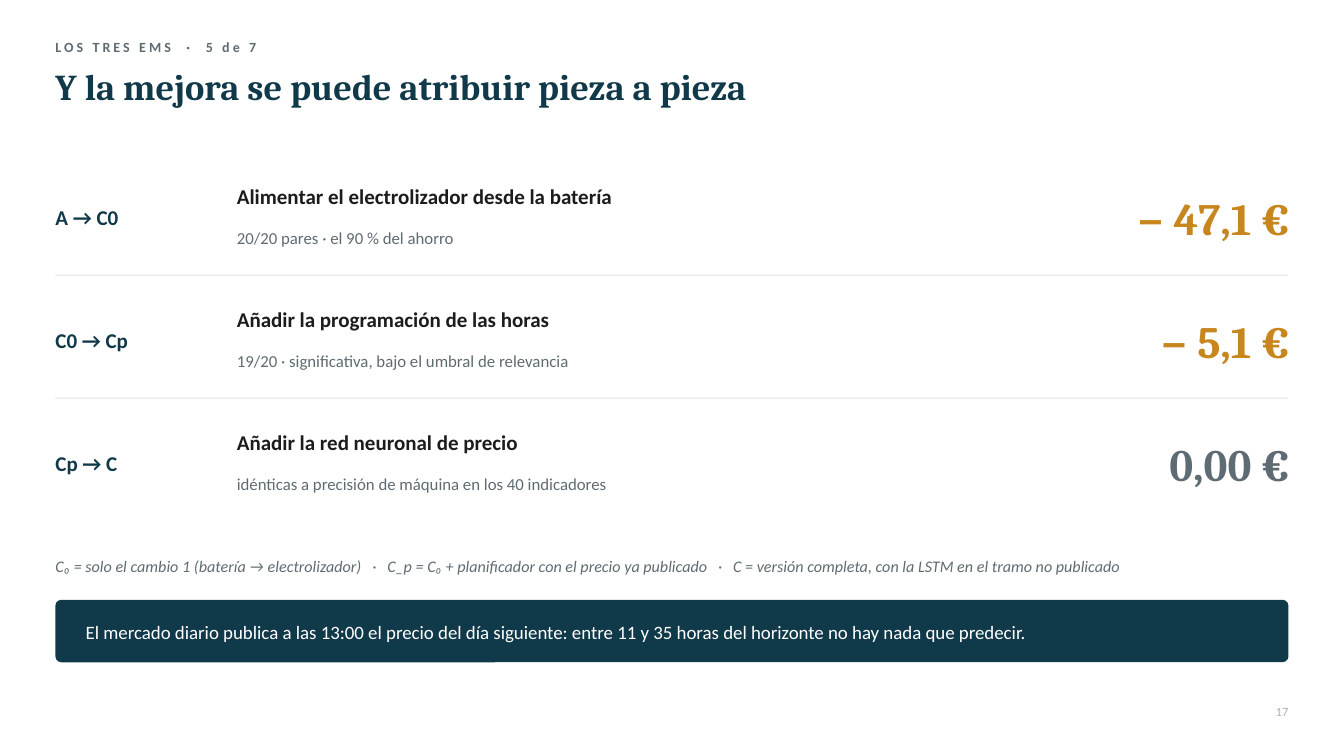
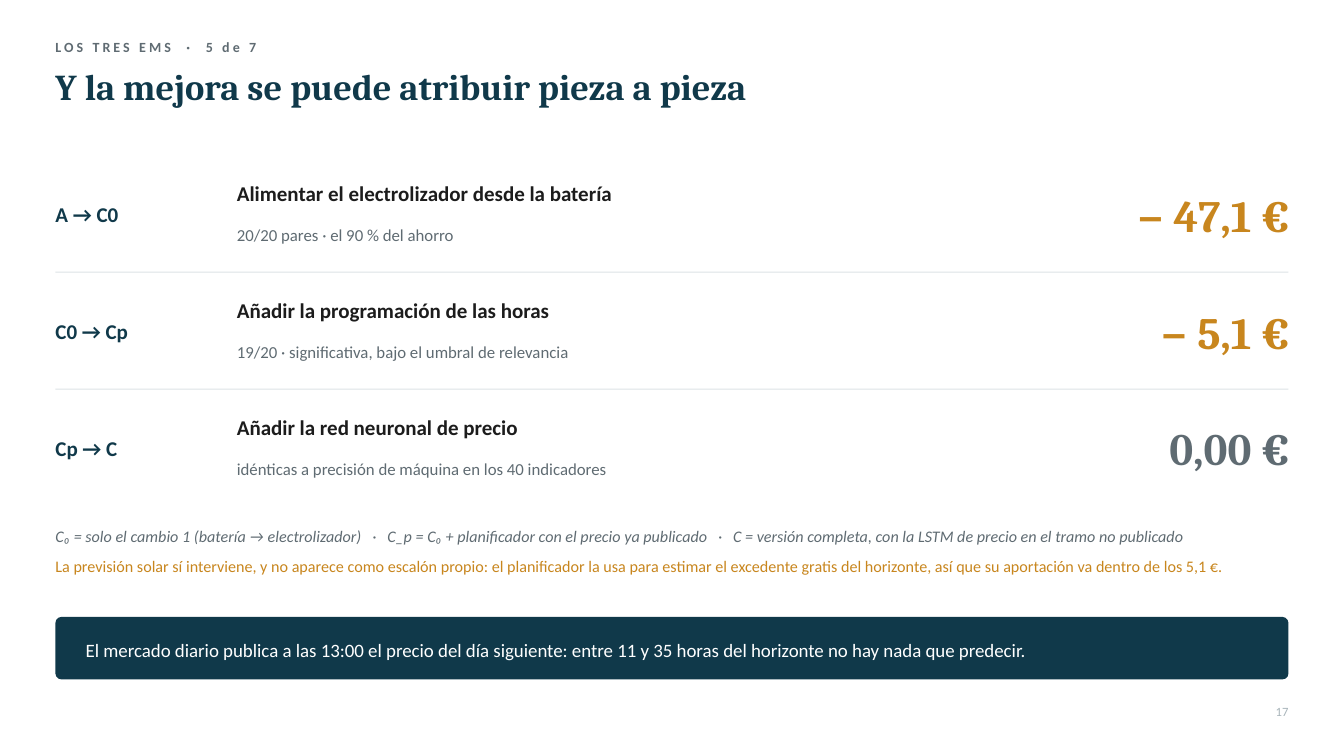
Before and after one commit to FerXxk/multi-energy-station-ems, a slide deck: slide 17 of defensa/OASIS_defensa_TFG.pptx. Drawn at 1344x756 pixels with LibreOffice and Linux fonts; fonts in the diff are those of the drawing. Boxes give left, top, right and bottom in pixels: in the first picture for what was removed or moved away, otherwise in the second. Text is boxed around its words. In the diff, an @@ line names an element or a change of style, - is before the commit and + after.

```diff
--- a/defensa/OASIS_defensa_TFG.pptx
+++ b/defensa/OASIS_defensa_TFG.pptx
@@ line moved from (55, 275) - (1289, 275) to (55, 272) - (1289, 272) @@
@@ 4 texts, 1 line: place and size @@
-4 texts, 1 line at [55, 312, 1289, 398]
+4 texts, 1 line at [55, 303, 1289, 389]
@@ 4 texts: place and size @@
-4 texts at [55, 435, 1251, 493]
+4 texts at [55, 420, 1251, 478]
@@ text at [55, 530, 1183, 545]: text changed @@
-C₀ = solo el cambio 1 (batería → electrolizador) · C_p = C₀ + planificador con el precio ya publicado · C = versión completa, con la LSTM en el tramo no publicado
+C₀ = solo el cambio 1 (batería → electrolizador) · C_p = C₀ + planificador con el precio ya publicado · C = versión completa, con la LSTM de precio en el tramo no publicado
@@ text added at [55, 560, 1206, 575], 11.5 pt, text #C8861E @@
+La previsión solar sí interviene, y no aparece como escalón propio: el planificador la usa para estimar el excedente gratis del horizonte, así que su aportación va dentro de los 5,1 €.
@@ rounded rectangle: place and size @@
-rounded rectangle at [55, 600, 1289, 662]
+rounded rectangle at [55, 617, 1289, 680]
@@ text "El mercado diario publica a ...": place and size @@
-text "El mercado diario publica a ..." at [86, 626, 1026, 643]
+text "El mercado diario publica a ..." at [86, 644, 1026, 661]
```
Also in this commit, not shown: 6 other slides changed, 1 slide removed, 3 other files.
